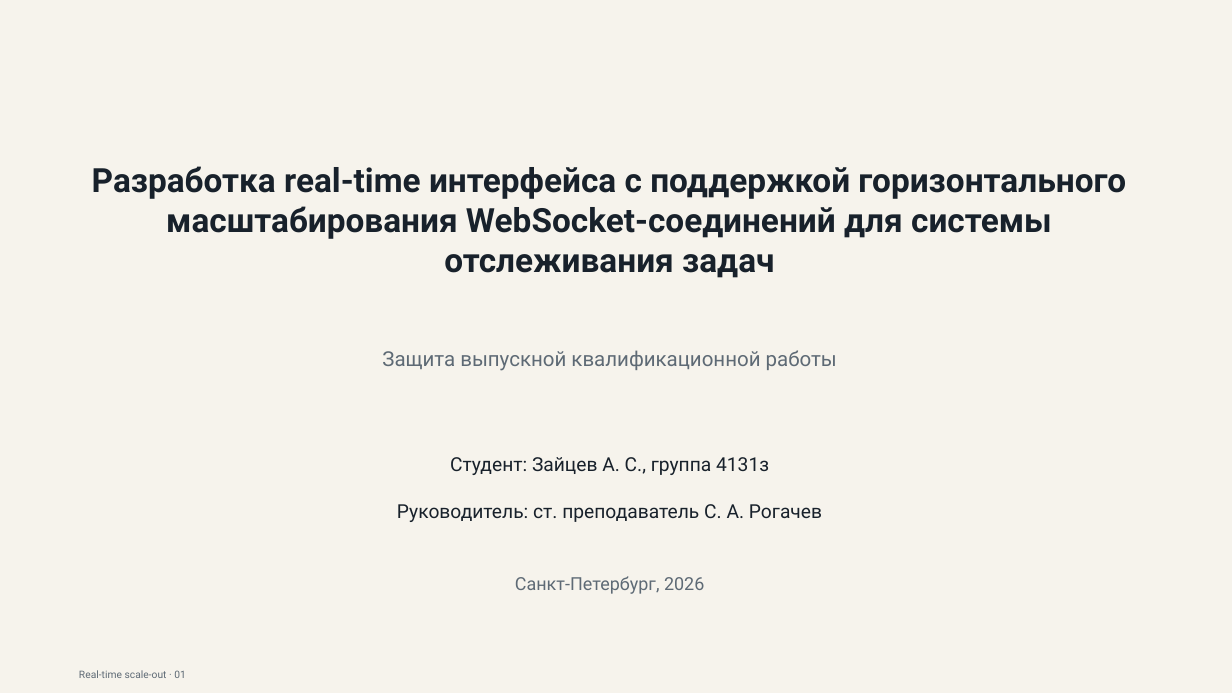
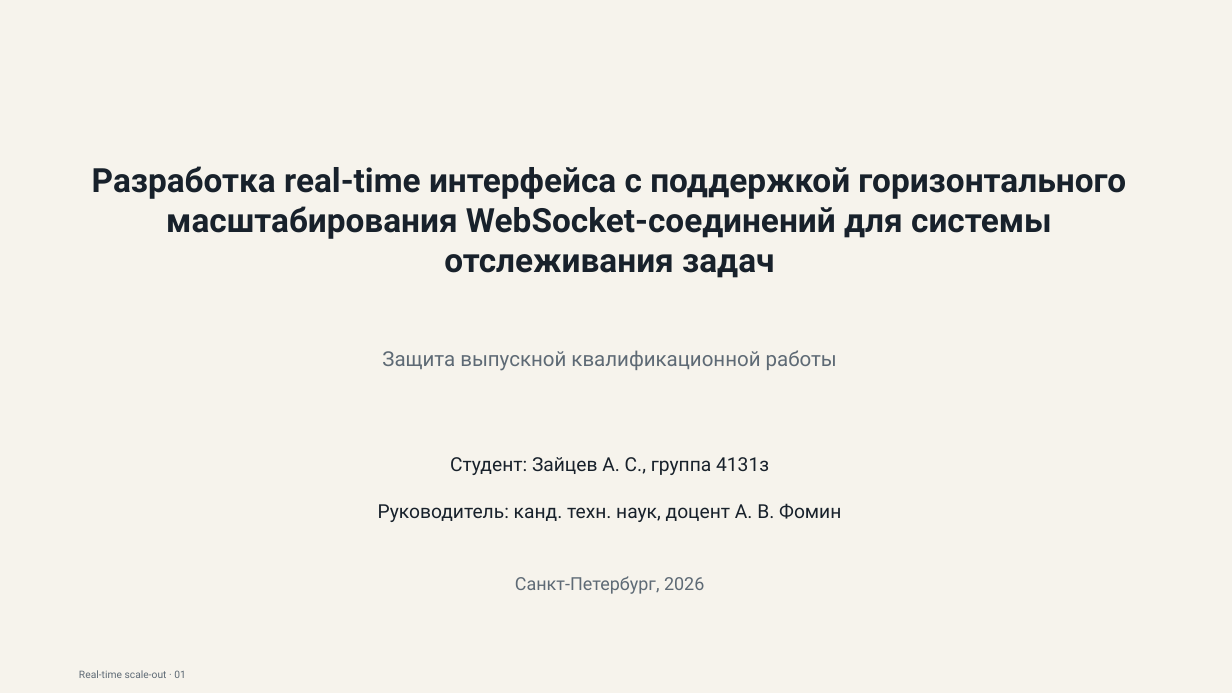
Before and after one commit to gently-whitesnow/final-qualifying-work, a slide deck: slide 1 of build/pptx/vkr-defense-draft.pptx. Drawn at 1232x693 pixels with LibreOffice and Linux fonts; fonts in the diff are those of the drawing. Boxes give left, top, right and bottom in pixels: in the first picture for what was removed or moved away, otherwise in the second. Text is boxed around its words. In the diff, an @@ line names an element or a change of style, - is before the commit and + after.

```diff
--- a/build/pptx/vkr-defense-draft.pptx
+++ b/build/pptx/vkr-defense-draft.pptx
@@ text at [378, 503, 841, 522]: text changed @@
-Руководитель: ст. преподаватель С. А. Рогачев
+Руководитель: канд. техн. наук, доцент А. В. Фомин
```
Also in this commit, not shown: 6 other slides changed, 4 slides added, 1 slide removed, 55 other files.
